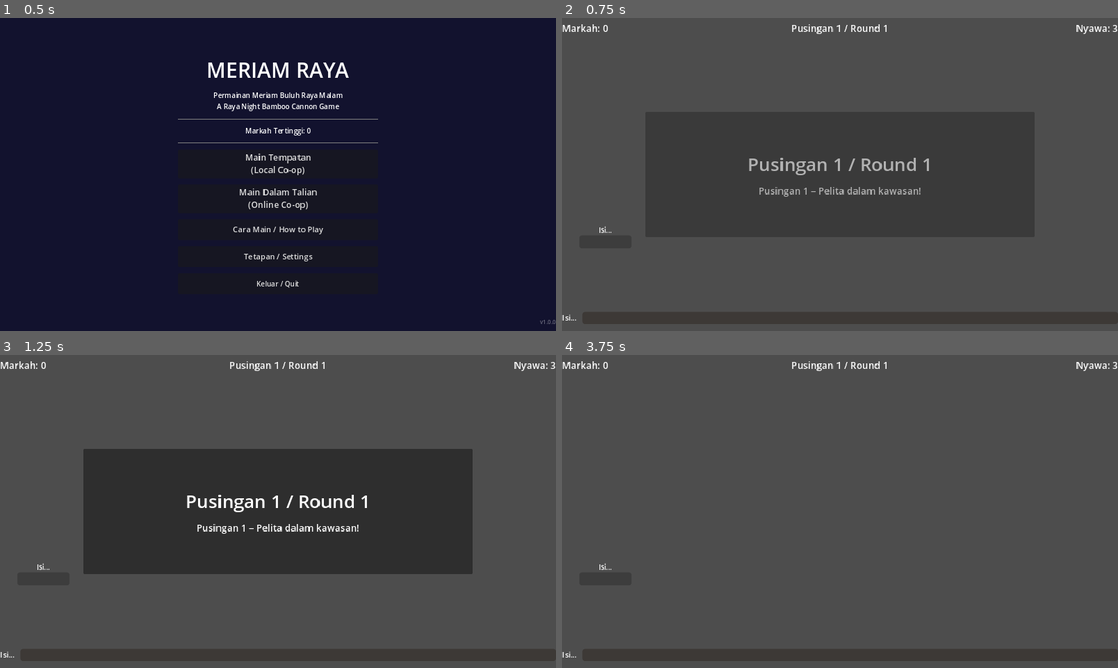
Above: before the commit, frames 1-4 (two rows, left to right).
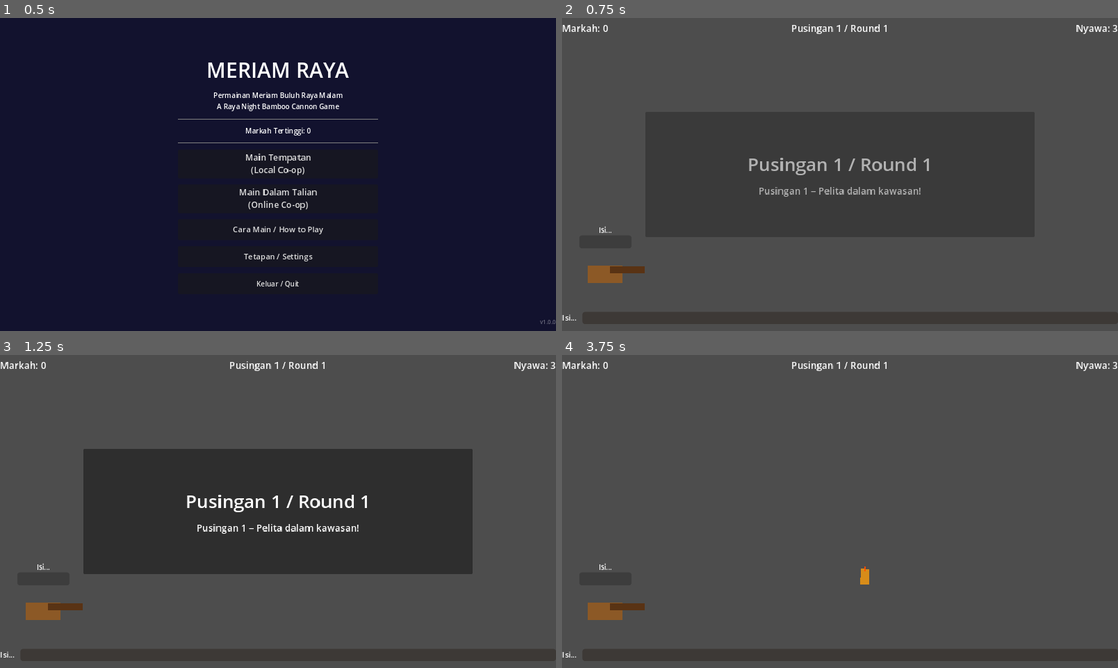
Above: after the commit, the same moments.

Repository: aizatrosli/meriam
Game: Godot game, scene res://scenes/main_menu/main_menu.tscn
Same seed, same stepped clock (60 frames per second), same inputs: the game is played once before the commit and once after it.
Inputs:
- Up to frame 1 (0.5 s): no input
- Up to frame 2 (0.75 s): click "Main Tempatan (Local Co-op)" at 0.5 s
- Up to frame 3 (1.25 s): no input
- Up to frame 4 (3.75 s): tap Enter (p2_fire) at 1.25, 2.75 s; hold S (p1_aim_down) 1.28-2.03 s; tap Space (p2_load) at 2 s; tap W (p1_aim_up) at 2.1 s; hold Enter (p2_fire) 2.78-3.53 s; tap S (p1_aim_down) at 3.6 s

Frame 1 is identical in both runs. In frame 2, 0.4% of the frame differs, in the area x 4-15%, y 79-85%; in frame 3, 0.4%; in frame 4, 0.5%, in the area x 4-56%, y 67-85%.

Commit message:
Add runtime placeholder visuals for all game objects (no art assets needed)
All Sprite2D nodes for cannon, targets, and projectile had null textures —
the game logic was running but every object was invisible. Added _ready()
fallback logic that generates solid-colour ImageTexture via Image.create()
when the exported texture is not assigned:

- cannon.gd: brown rect (80×40) for cannon body, dark-brown rect (80×16) for barrel
- cannon_projectile.gd: dark-grey circle (r=8) for cannonball
- target_belon.gd: filled circle (r=18) using the balloon_color export (pink default)
- target_pelita.gd: amber rect (20×36) for lamp body, orange rect (12×20) for flame
- target_kelapa.gd: brown circle (r=20) for coconut

Real textures assigned in the Inspector will override the placeholders —
no scene files modified, backwards-compatible with artist workflow.

https://claude.ai/code/session_018gsJwzkbUXXwEdeXGGUy3L

Diff:
--- a/scenes/cannon/cannon.gd
+++ b/scenes/cannon/cannon.gd
@@ -34,13 +34,18 @@
 
 func _ready() -> void:
 	# Apply exported textures to sprite placeholders when provided by the artist.
-	# Without a texture the Sprite2D stays invisible – the collision shape still works.
+	# Falls back to a solid-colour ImageTexture so the cannon is visible during
+	# development even when no art assets have been assigned.
 	var cannon_body := get_node_or_null("CannonBody") as Sprite2D
-	if cannon_body and cannon_body_texture:
+	if cannon_body:
+		if cannon_body_texture == null:
+			cannon_body_texture = _make_rect_texture(80, 40, Color(0.55, 0.35, 0.15))
 		cannon_body.texture = cannon_body_texture
 
 	var barrel_sprite := get_node_or_null("BarrelPivot/BarrelSprite") as Sprite2D
-	if barrel_sprite and barrel_texture:
+	if barrel_sprite:
+		if barrel_texture == null:
+			barrel_texture = _make_rect_texture(80, 16, Color(0.35, 0.20, 0.08))
 		barrel_sprite.texture = barrel_texture
 
 	# Wire sub-components together (no config yet; set_config() called by game.gd)
@@ -60,3 +65,12 @@
 	aimer.config = config
 	loader.config = config
 	firer.config = config
+
+# ---------------------------------------------------------------------------
+# Placeholder texture helpers (used when no art assets are assigned)
+# ---------------------------------------------------------------------------
+
+static func _make_rect_texture(w: int, h: int, color: Color) -> ImageTexture:
+	var img := Image.create(w, h, false, Image.FORMAT_RGBA8)
+	img.fill(color)
+	return ImageTexture.create_from_image(img)
--- a/scenes/cannon/cannon_projectile.gd
+++ b/scenes/cannon/cannon_projectile.gd
@@ -27,8 +27,11 @@
 
 func _ready() -> void:
 	# Apply exported texture to the cannonball sprite when provided by the artist.
+	# Falls back to a dark-grey circle so the projectile is visible without art assets.
 	var sprite := get_node_or_null("Sprite2D") as Sprite2D
-	if sprite and ball_texture:
+	if sprite:
+		if ball_texture == null:
+			ball_texture = _make_circle_texture(8, Color(0.2, 0.2, 0.2))
 		sprite.texture = ball_texture
 
 	body_entered.connect(_on_body_entered)
@@ -76,3 +79,19 @@
 func _on_lifetime_expired() -> void:
 	if not _hit:
 		queue_free()
+
+# ---------------------------------------------------------------------------
+# Placeholder texture helper (used when no art assets are assigned)
+# ---------------------------------------------------------------------------
+
+static func _make_circle_texture(radius: int, color: Color) -> ImageTexture:
+	var d := radius * 2
+	var img := Image.create(d, d, false, Image.FORMAT_RGBA8)
+	img.fill(Color.TRANSPARENT)
+	for y in d:
+		for x in d:
+			var dx := x - radius
+			var dy := y - radius
+			if dx * dx + dy * dy <= radius * radius:
+				img.set_pixel(x, y, color)
+	return ImageTexture.create_from_image(img)
--- a/scenes/targets/target_belon.gd
+++ b/scenes/targets/target_belon.gd
@@ -34,11 +34,12 @@
 	_start_pos = position
 
 	# Apply exported texture and colour tint to the balloon sprite.
+	# Falls back to a solid-colour circle so the balloon is visible without art assets.
 	var sprite := get_node_or_null("Sprite2D") as Sprite2D
 	if sprite:
-		if balloon_texture:
-			sprite.texture = balloon_texture
-		# Always apply the colour tint (even without a texture it tints the placeholder).
+		if balloon_texture == null:
+			balloon_texture = _make_circle_texture(18, balloon_color)
+		sprite.texture = balloon_texture
 		sprite.modulate = balloon_color
 
 # ---------------------------------------------------------------------------
@@ -62,3 +63,19 @@
 		var vfx := pop_vfx_scene.instantiate()
 		get_tree().get_root().add_child(vfx)
 		vfx.global_position = global_position
+
+# ---------------------------------------------------------------------------
+# Placeholder texture helper (used when no art assets are assigned)
+# ---------------------------------------------------------------------------
+
+static func _make_circle_texture(radius: int, color: Color) -> ImageTexture:
+	var d := radius * 2
+	var img := Image.create(d, d, false, Image.FORMAT_RGBA8)
+	img.fill(Color.TRANSPARENT)
+	for y in d:
+		for x in d:
+			var dx := x - radius
+			var dy := y - radius
+			if dx * dx + dy * dy <= radius * radius:
+				img.set_pixel(x, y, color)
+	return ImageTexture.create_from_image(img)
--- a/scenes/targets/target_kelapa.gd
+++ b/scenes/targets/target_kelapa.gd
@@ -40,8 +40,11 @@
 	freeze = true  # kinematic until hit
 
 	# Apply exported texture to the kelapa sprite when provided by the artist.
+	# Falls back to a brown circle so the coconut is visible without art assets.
 	var sprite := get_node_or_null("Sprite2D") as Sprite2D
-	if sprite and body_texture:
+	if sprite:
+		if body_texture == null:
+			body_texture = _make_circle_texture(20, Color(0.45, 0.28, 0.10))
 		sprite.texture = body_texture
 
 func initialize(health_multiplier: float = 1.0) -> void:
@@ -80,3 +83,19 @@
 	GameManager.on_target_defeated(score_value)
 	# Don't destroy immediately – let it roll first
 	get_tree().create_timer(1.5).timeout.connect(queue_free)
+
+# ---------------------------------------------------------------------------
+# Placeholder texture helper (used when no art assets are assigned)
+# ---------------------------------------------------------------------------
+
+static func _make_circle_texture(radius: int, color: Color) -> ImageTexture:
+	var d := radius * 2
+	var img := Image.create(d, d, false, Image.FORMAT_RGBA8)
+	img.fill(Color.TRANSPARENT)
+	for y in d:
+		for x in d:
+			var dx := x - radius
+			var dy := y - radius
+			if dx * dx + dy * dy <= radius * radius:
+				img.set_pixel(x, y, color)
+	return ImageTexture.create_from_image(img)
--- a/scenes/targets/target_pelita.gd
+++ b/scenes/targets/target_pelita.gd
@@ -41,12 +41,17 @@
 	_swing_offset = randf_range(0.0, TAU)
 
 	# Apply exported textures to sprite placeholders when provided by the artist.
+	# Falls back to solid-colour rectangles so the pelita is visible without art assets.
 	var body_sprite := get_node_or_null("Sprite2D") as Sprite2D
-	if body_sprite and body_texture:
+	if body_sprite:
+		if body_texture == null:
+			body_texture = _make_rect_texture(20, 36, Color(0.85, 0.55, 0.10))
 		body_sprite.texture = body_texture
 
 	var flame_sprite := get_node_or_null("FlameNode/FlameSpriteD") as Sprite2D
-	if flame_sprite and flame_texture:
+	if flame_sprite:
+		if flame_texture == null:
+			flame_texture = _make_rect_texture(12, 20, Color(1.0, 0.5, 0.0))
 		flame_sprite.texture = flame_texture
 
 	var point_light := get_node_or_null("FlameNode/PointLight2D") as PointLight2D
@@ -81,3 +86,12 @@
 		var vfx := smoke_vfx_scene.instantiate()
 		get_tree().get_root().add_child(vfx)
 		vfx.global_position = global_position
+
+# ---------------------------------------------------------------------------
+# Placeholder texture helper (used when no art assets are assigned)
+# ---------------------------------------------------------------------------
+
+static func _make_rect_texture(w: int, h: int, color: Color) -> ImageTexture:
+	var img := Image.create(w, h, false, Image.FORMAT_RGBA8)
+	img.fill(color)
+	return ImageTexture.create_from_image(img)
